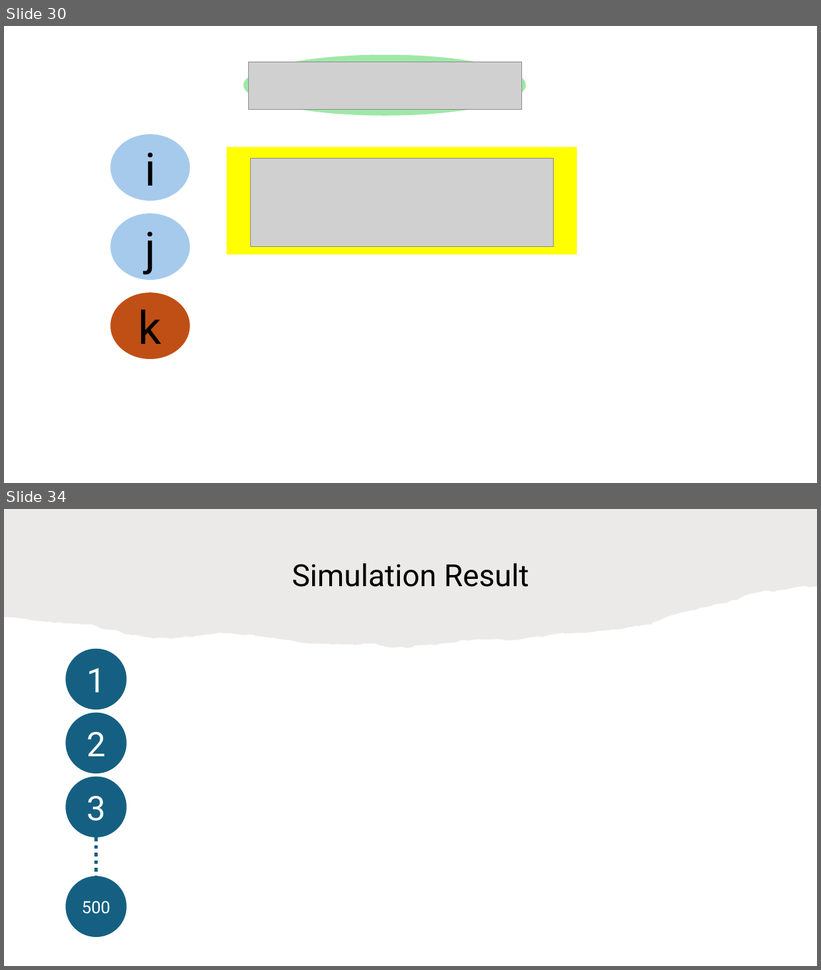
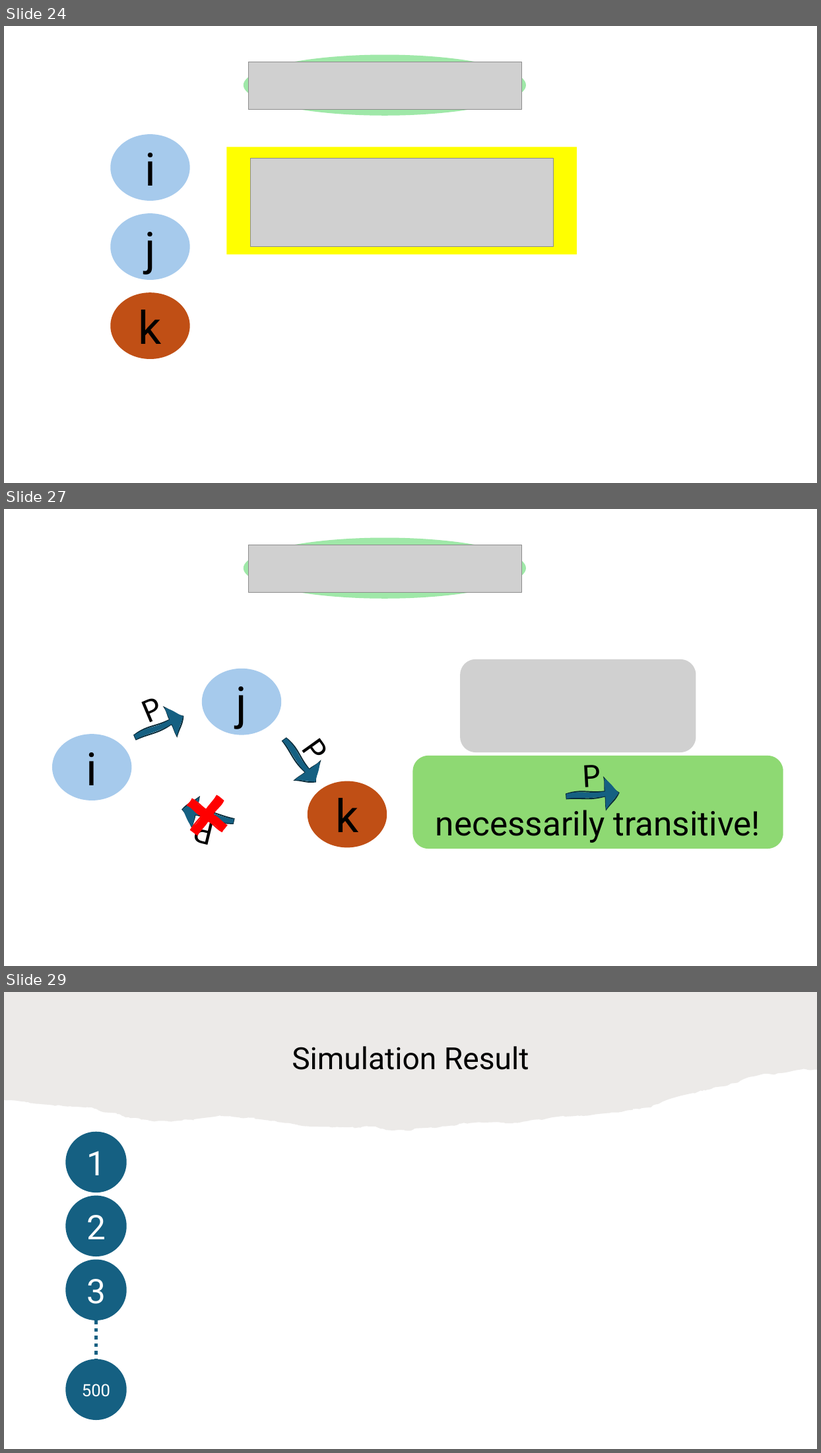
Before and after one commit to HaseebLUMS/Onyx-Presentation, a slide deck: tommy_hotnets_v2.pptx. Shown one above the other, each under a label of ours: slides 30 and 34 before the commit, slides 24, 27 and 29 after it; the slides between them are not shown. The pictures are 821x970 and 821x1453 pixels, drawn with LibreOffice and Linux fonts; fonts in the diff are those of the drawing; grey boxes stand for pictures. Boxes give left, top, right and bottom in pixels: in the first picture for what was removed or moved away, otherwise in the second. Text is boxed around its words. In the diff, an @@ line names an element or a change of style, - is before the commit and + after.

```diff
--- a/tommy_hotnets_v2.pptx
+++ b/tommy_hotnets_v2.pptx
@@ slide 27 added at [4,509,817,966], background #FFFFFF @@
@@ ellipse added at [244,537,526,599], fill #47D45A at 52% opacity @@
@@ picture added at [249,545,522,593] @@
@@ picture added at [460,659,696,753] @@
@@ ellipse added at [202,669,282,735], fill #A6CAEC, 54 pt, text #000000 @@
+j
@@ freeform shape added at [129,702,189,752], fill #156082, outline #092A39 1.5 pt @@
@@ text added at [147,698,164,729], 36 pt, text #000000 @@
+P
@@ ellipse added at [52,734,131,801], fill #A6CAEC, 54 pt, text #000000 @@
+i
@@ freeform shape added at [272,731,328,791], fill #156082, outline #092A39 1.5 pt @@
@@ text added at [294,750,330,764], 36 pt, text #000000 @@
+P
@@ rounded rectangle added at [413,756,783,850], fill #8ED973, 40 pt, text #000000 @@
+necessarily transitive!
@@ text added at [583,765,601,793], 36 pt, text #000000 @@
+P
@@ freeform shape added at [178,785,238,846], fill #FF0000, outline #FF0000 1.5 pt @@
@@ ellipse added at [308,782,387,848], fill #C04F15, 54 pt, text #000000 @@
+k
@@ freeform shape added at [566,778,620,812], fill #156082, outline #092A39 1.5 pt @@
@@ freeform shape added at [180,795,238,836], fill #156082, outline #092A39 1.5 pt @@
@@ text added at [198,822,216,845], 36 pt, text #000000 @@
+P
@@ what was slide 30 is now slide 24 @@
@@ what was slide 34 is now slide 29 @@
```
Also in this commit, not shown: 14 slides changed, 1 other slide added, 8 slides removed.
